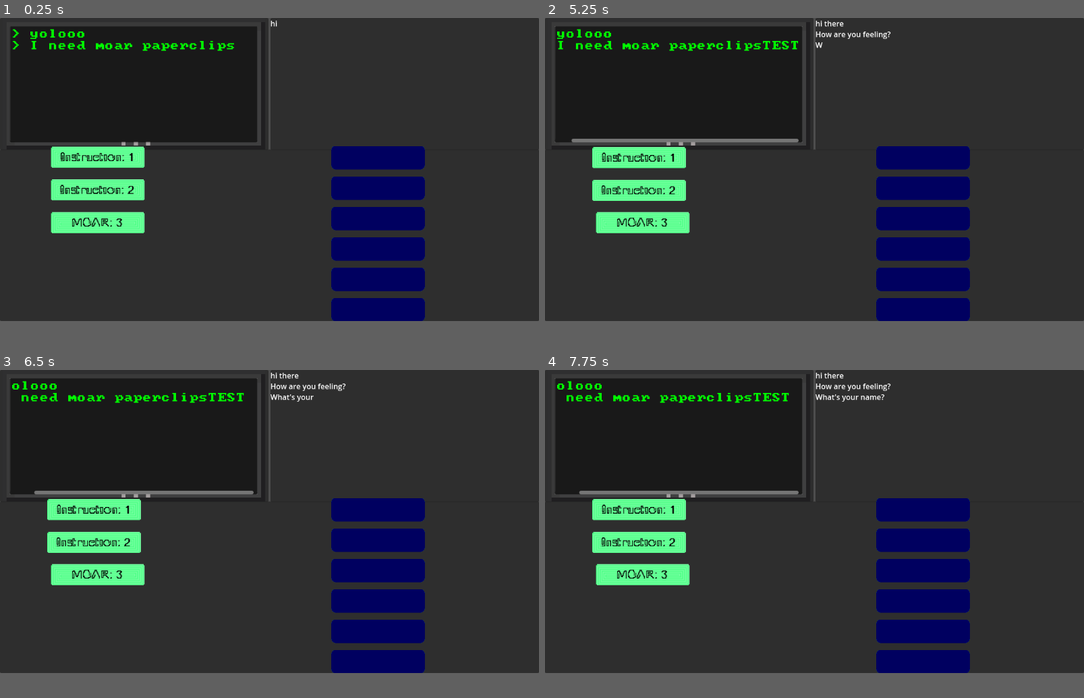
Above: before the commit, frames 1-4 (two rows, left to right).
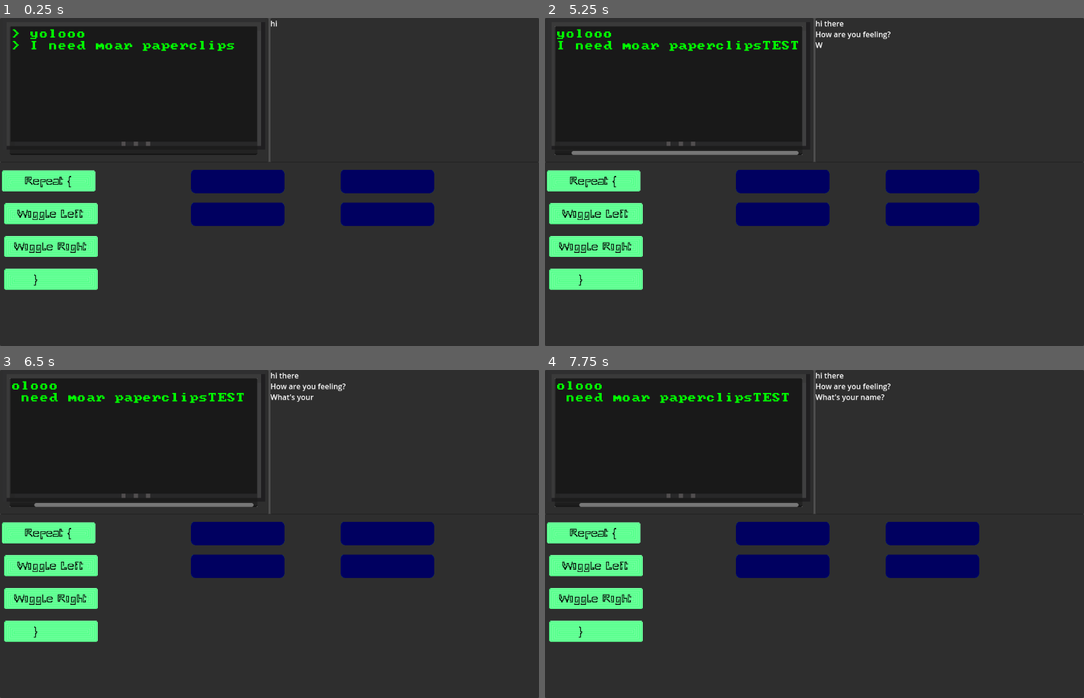
Above: after the commit, the same moments.

Repository: drakin769/GameJam2024
Game: Godot game, scene res://ui/userInterface.tscn
Same seed, same stepped clock (60 frames per second), same inputs: the game is played once before the commit and once after it.
Inputs (mouse positions are in pixels of both pictures, inside the frame that each line leads up to):
- Up to frame 1 (0.25 s): no input
- Up to frame 2 (5.25 s): tap Enter at 0.5, 2, 4.25 s; move the mouse to (949, 83) at 0.52 s; press the mouse at (949, 83) at 0.53 s; tap Space at 1.25, 3.5 s; move the mouse to (642, 155) at 1.27 s; release the mouse at (642, 155) at 1.28 s; click (642, 155) at 1.35 s; move the mouse to (642, 188) at 2.02 s; press the mouse at (642, 188) at 2.03 s; move the mouse to (642, 221) at 2.77 s; release the mouse at (642, 221) at 2.78 s; click (642, 221) at 2.85 s; move the mouse to (976, 214) at 3.52 s; press the mouse at (976, 214) at 3.53 s; move the mouse to (652, 122) at 4.27 s; release the mouse at (652, 122) at 4.28 s; click (652, 122) at 4.35 s; type "TEST" at 5 s
- Up to frame 3 (6.5 s): tap Space at 5.75 s; move the mouse to (296, 520) at 5.77 s; press the mouse at (296, 520) at 5.78 s
- Up to frame 4 (7.75 s): move the mouse to (733, 445) at 6.52 s; release the mouse at (733, 445) at 6.53 s; click (733, 445) at 6.6 s; move the mouse to (933, 507) at 7.27 s; press the mouse at (933, 507) at 7.28 s
In our replay, the window is 799x449 before the commit and 799x486 after it. These sizes can differ from the game's own. Grey fills any space a smaller window leaves; there, only what the larger window draws over its background counts as a difference.

The runs differ from the first frame. In frame 1, 16% of the frame differs, in the area x 0-81%, y 8-93%; in frame 2, 17%; in frame 3, 17%; in frame 4, 17%.

Commit message:
Mostly clean blocks,, time to work on the nanopacket

Diff:
--- a/Instruction.tscn
+++ b/Instruction.tscn
@@ -8,6 +8,7 @@
 size = Vector2(200, 44)
 
 [node name="Instuction" type="Area2D"]
+collision_layer = 2
 script = ExtResource("1_u1kga")
 
 [node name="Sprite2D" type="Sprite2D" parent="."]
@@ -31,7 +32,6 @@
 position = Vector2(1, -1)
 shape = SubResource("RectangleShape2D_0etul")
 
-[connection signal="body_entered" from="." to="." method="_on_body_entered"]
-[connection signal="body_exited" from="." to="." method="_on_body_exited"]
+[connection signal="area_shape_entered" from="." to="." method="_on_area_shape_entered"]
 [connection signal="mouse_entered" from="." to="." method="_on_mouse_entered"]
 [connection signal="mouse_exited" from="." to="." method="_on_mouse_exited"]
--- a/instruction.gd
+++ b/instruction.gd
@@ -23,6 +23,7 @@
 func is_instruction():
 	pass
 func go_home():
+	slot = null
 	global_position = spawnpoint
 
 
@@ -37,8 +38,15 @@
 		elif Input.is_action_just_released("click"):
 			global.is_dragging = false
 			z_index = 1
-			if in_slot:
+			if slot != null:
+				slot.instructions.append(self)
+				print(slot.instructions.size())
+			if slot != null and slot.instructions.size()>1:
+				slot.eject()
 				global_position=snap_to_location
+			elif slot != null:
+				global_position=snap_to_location
+
 			else:
 				go_home()
 		#STAY INSIDE THE BOX YE BASTARD!!!!
@@ -48,8 +56,8 @@
 			global_position.y = global.border.y
 		if global_position.x > x_boundry:
 			global_position.x = x_boundry
-		if global_position.x < 0:
-			global_position.x = 0
+		#if global_position.x < -5:
+			#global_position.x = 0
 func givename(proposedname):
 	blockname = proposedname
 	%Label.text = proposedname
@@ -57,10 +65,17 @@
 func _on_mouse_entered():
 	if not global.is_dragging:
 		able_to_be_held = true
-		$Label.text = "["+blockname+"]"
+		$Label.text = blockname.to_upper()
 
 
 func _on_mouse_exited():
 	if not global.is_dragging:
 		able_to_be_held = false
-		$Label.text = blockname
+		$Label.text = blockname.to_lower()
+
+
+func _on_area_shape_entered(area_rid, area, area_shape_index, local_shape_index):
+	if not area.has_method("is_instruction"):
+		slot = area
+		print(str("NOW ENTERING SLOT: "+ str(area.slot_number)))
+	pass
--- a/level.gd
+++ b/level.gd
@@ -1,6 +1,8 @@
 extends Node2D
-var instruction_spawn_point = [Vector2(200 ,300),Vector2(200 ,370),Vector2(200 ,440)]
+var instruction_spawn_point = [Vector2(95 ,350),Vector2(100 ,420),Vector2(100,490), Vector2(100 ,560)]
+var slot_spawn_point = [Vector2(500 ,350),Vector2(820 ,350),Vector2(500 ,420),Vector2(820 ,420)]
 var instruction_counter = 0
+var slot_counter = 0
 var level = 1
 
 func _ready():
@@ -8,13 +10,26 @@
 
 func setlevel():
 	if level == 1:
-		create_instruction("Instruction: ")
-		create_instruction("Instruction: ")
-		create_instruction("MOAR: ")
+		create_instruction("Repeat {")
+		create_instruction("Wiggle Left")
+		create_instruction("Wiggle Right")
+		create_instruction("}        ")
+		create_slot()
+		create_slot()
+		create_slot()
+		create_slot()
 func create_instruction(blockname):
 	var new_block = preload("res://Instruction.tscn").instantiate()
 	new_block.global_position = instruction_spawn_point[instruction_counter]
 	new_block.set_spawnpoint(instruction_spawn_point[instruction_counter])
 	instruction_counter+=1
 	add_child(new_block)
-	new_block.givename(blockname+str(instruction_counter))
+	new_block.givename(blockname)
+
+func create_slot():
+	var new_slot = preload("res://slot.tscn").instantiate()
+	new_slot.global_position = slot_spawn_point[slot_counter]
+	new_slot.givenumber(slot_counter)
+	add_child(new_slot)
+	slot_counter += 1
+	#new_slot.givename(blockname+str(instruction_counter))
--- a/level.tscn
+++ b/level.tscn
@@ -1,28 +1,6 @@
-[gd_scene load_steps=3 format=3 uid="uid://cpkbr2wd73xv5"]
+[gd_scene load_steps=2 format=3 uid="uid://cpkbr2wd73xv5"]
 
 [ext_resource type="Script" path="res://level.gd" id="1_5xibc"]
-[ext_resource type="PackedScene" uid="uid://otkol5tfnscv" path="res://slot.tscn" id="3_kedr8"]
 
 [node name="Level" type="Node2D"]
 script = ExtResource("1_5xibc")
-
-[node name="slot" parent="." instance=ExtResource("3_kedr8")]
-z_index = -1
-position = Vector2(800, 300)
-
-[node name="slot2" parent="." instance=ExtResource("3_kedr8")]
-z_index = -1
-position = Vector2(800, 365)
-
-[node name="slot3" parent="." instance=ExtResource("3_kedr8")]
-z_index = -1
-position = Vector2(800, 430)
-
-[node name="slot4" parent="." instance=ExtResource("3_kedr8")]
-position = Vector2(800, 495)
-
-[node name="slot5" parent="." instance=ExtResource("3_kedr8")]
-position = Vector2(800, 560)
-
-[node name="slot6" parent="." instance=ExtResource("3_kedr8")]
-position = Vector2(800, 625)
--- a/project.godot
+++ b/project.godot
@@ -19,6 +19,11 @@
 
 global="*res://global.gd"
 
+[display]
+
+window/size/viewport_height=700
+window/size/resizable=false
+
 [input]
 
 click={
--- a/slot.gd
+++ b/slot.gd
@@ -5,7 +5,7 @@
 var unlocked = true
 	#hard shut down it from moving, like if an instruction is left there for a puzzle, or at end of level
 var offset: Vector2
-var blockname = "TEST"
+var slot_number = 0
 var spawnpoint
 var y_boundry = 645
 var x_boundry = 1150
@@ -28,6 +28,9 @@
 	#$Area2D/Label.text = blockname
 
 func _process(delta):
+	if instructions.size() > 1:
+		instructions.pop_front().go_home
+
 	pass
 	#if able_to_be_held:
 		#if Input.is_action_just_pressed("click"):
@@ -47,24 +50,30 @@
 			#global_position.x = x_boundry
 		#if global_position.x < 0:
 			#global_position.x = 0
-func givename(proposedname):
-	blockname = proposedname
+func givenumber(proposednumber):
+	slot_number = proposednumber
 
 
 func _on_area_shape_entered(area_rid, area, area_shape_index, local_shape_index):
-	instructions.append(area)
+	#instructions.append(area)
+	print("added "+area.blockname)
+	print("total instructions: "+str(instructions.size()))
 	#instruction.slot = self
 	#if not instructions.is_empty:
 		#occupied = true
 		#print("occupied = true")
-	instructions[0].in_slot= true
-	instructions[0].snap_to_location = global_position
-
+	#area.in_slot= true
+	area.snap_to_location = global_position
+func eject():
+	if instructions.size()>1:
+		instructions.pop_front().go_home()
 
 func _on_area_shape_exited(area_rid, area, area_shape_index, local_shape_index):
-	if instructions[0] == area:
-		if instructions[0].has_method("is_instruction"):
-			occupied = false
-			print("occupied = false")
-			instructions[0].in_slot= false
-		instructions.pop_front()
+	#if area.in_slot == true:
+		##occupied = false
+		#print("occupied = false")
+	area.snap_to_location = area.spawnpoint
+	area.in_slot= false
+	area.slot = null
+	print(str("NOW Exiting SLOT: "+ str(slot_number)))
+		#instructions.pop_front()
--- a/slot.tscn
+++ b/slot.tscn
@@ -5,9 +5,10 @@
 [ext_resource type="FontFile" uid="uid://cho3fvc1utjl8" path="res://fonts/makemore.ttf" id="3_4410g"]
 
 [sub_resource type="RectangleShape2D" id="RectangleShape2D_0etul"]
-size = Vector2(200, 10)
+size = Vector2(108, 10)
 
 [node name="slot" type="Area2D"]
+collision_mask = 2
 script = ExtResource("1_k2k18")
 
 [node name="Label" type="Label" parent="."]
@@ -27,6 +28,7 @@
 texture = ExtResource("2_840rj")
 
 [node name="CollisionShape2D" type="CollisionShape2D" parent="."]
+position = Vector2(-45, 0)
 shape = SubResource("RectangleShape2D_0etul")
 
 [connection signal="area_shape_entered" from="." to="." method="_on_area_shape_entered"]
